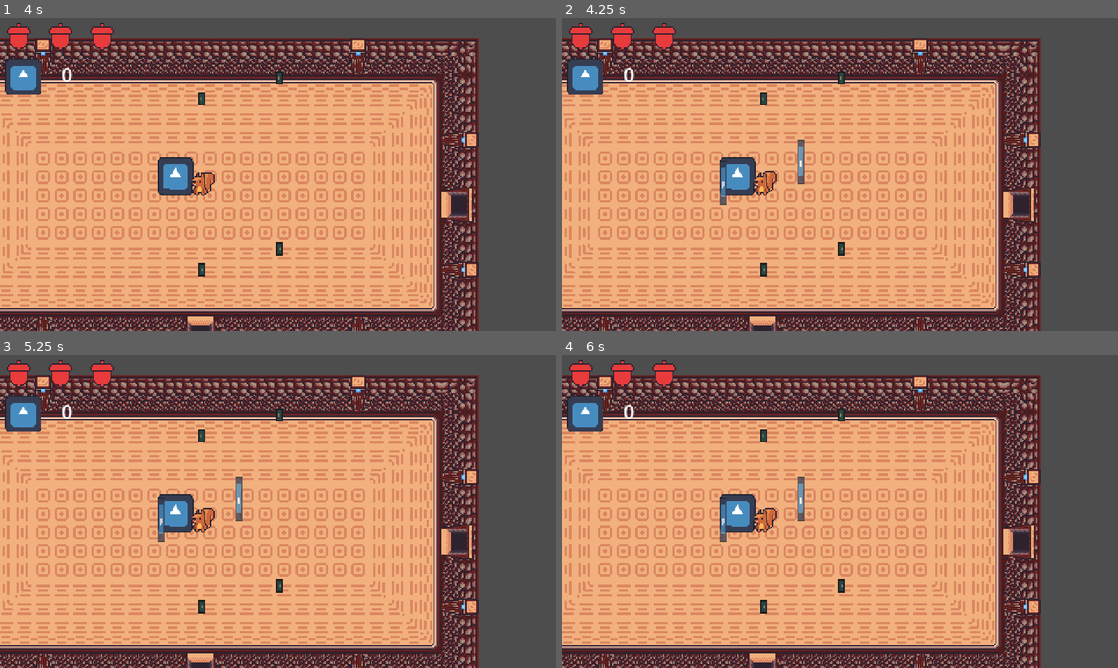
Above: before the commit, frames 1-4 (two rows, left to right).
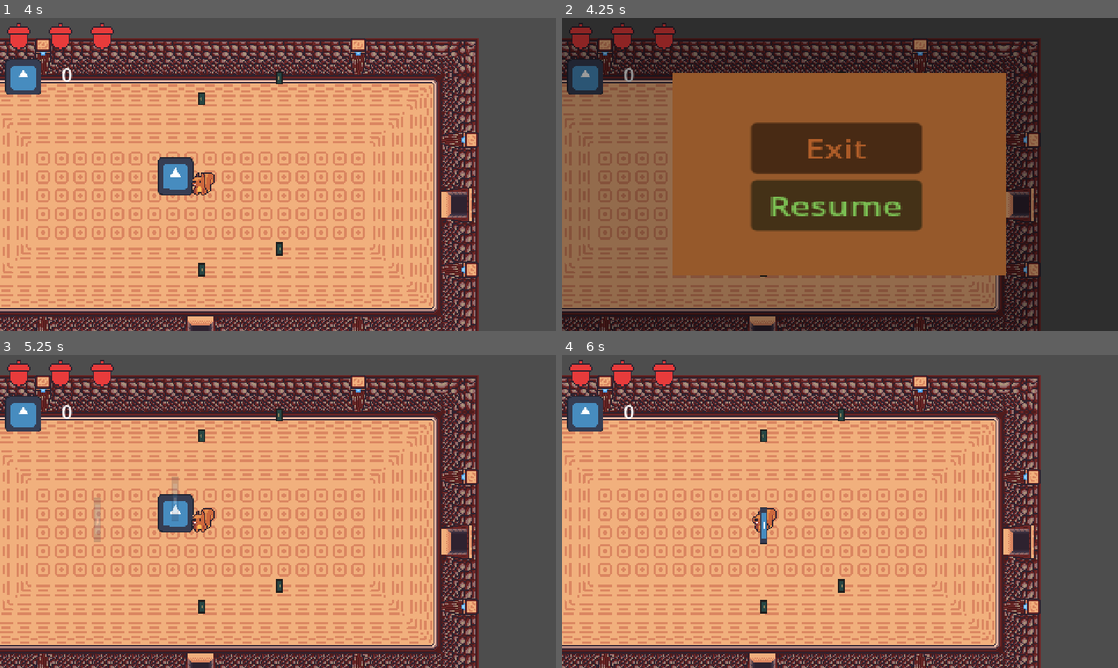
Above: after the commit, the same moments.

Repository: kikis05/SquirrelGame
Game: Godot game, scene res://scenes/main.tscn
Two runs of this game, one before a commit and one after it. Both use one fixed random seed, a clock stepped at 60 frames per second and the inputs below. The engine's default icon, where the game draws it, is replaced by a stand-in: a white triangle on a blue panel in a dark square.
Inputs (mouse positions are in pixels of both pictures, inside the frame that each line leads up to):
- Up to frame 1 (4 s): tap Enter at 0.5 s; hold Right (attack_right) 0.53-1.28 s; hold Q (attack_toggle) 0.53-1.28 s; hold Down (attack_down) 1.28-2.03 s; tap Q (attack_toggle) at 1.35, 2.85 s; hold Right (attack_right) 2.03-2.78 s; hold Q (attack_toggle) 2.03-2.78 s; hold Up (attack_up) 2.78-3.53 s; hold Left (attack_left) from 3.53 s (still down); hold Q (attack_toggle) from 3.53 s (still down)
- Up to frame 2 (4.25 s): keep holding Left (attack_left); keep holding Q (attack_toggle); tap Escape (Escape) at 4.15 s
- Up to frame 3 (5.25 s): release Q (attack_toggle) at 4.28 s; tap Q (attack_toggle) at 4.35 s; release Left (attack_left) at 5 s; click (272, 542) at 5 s, where only the run after the commit has a clickable "Resume"
- Up to frame 4 (6 s): tap Space at 5.75 s; hold Down (attack_down) from 5.78 s (still down); hold Q (attack_toggle) from 5.78 s (still down)

Frame 1 is identical in both runs. In frame 2, 93% of the frame differs, in the area x 0-100%, y 0-100%; in frame 3, 0.6%; in frame 4, 1.2%.

Commit message:
menu shows

Diff:
--- a/menu.gd
+++ b/menu.gd
@@ -5,6 +5,7 @@
 	hide()
 
 func pause ():
+	show()
 	get_tree().paused = true
 
 func _physics_process(_delta):
